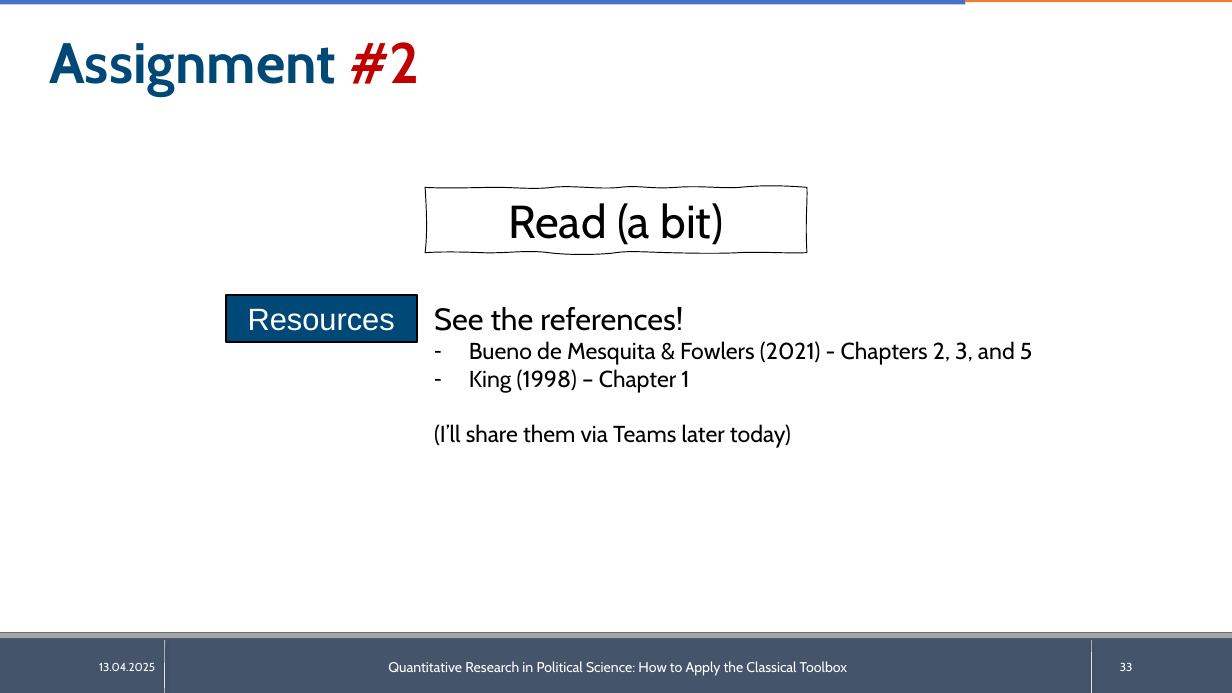
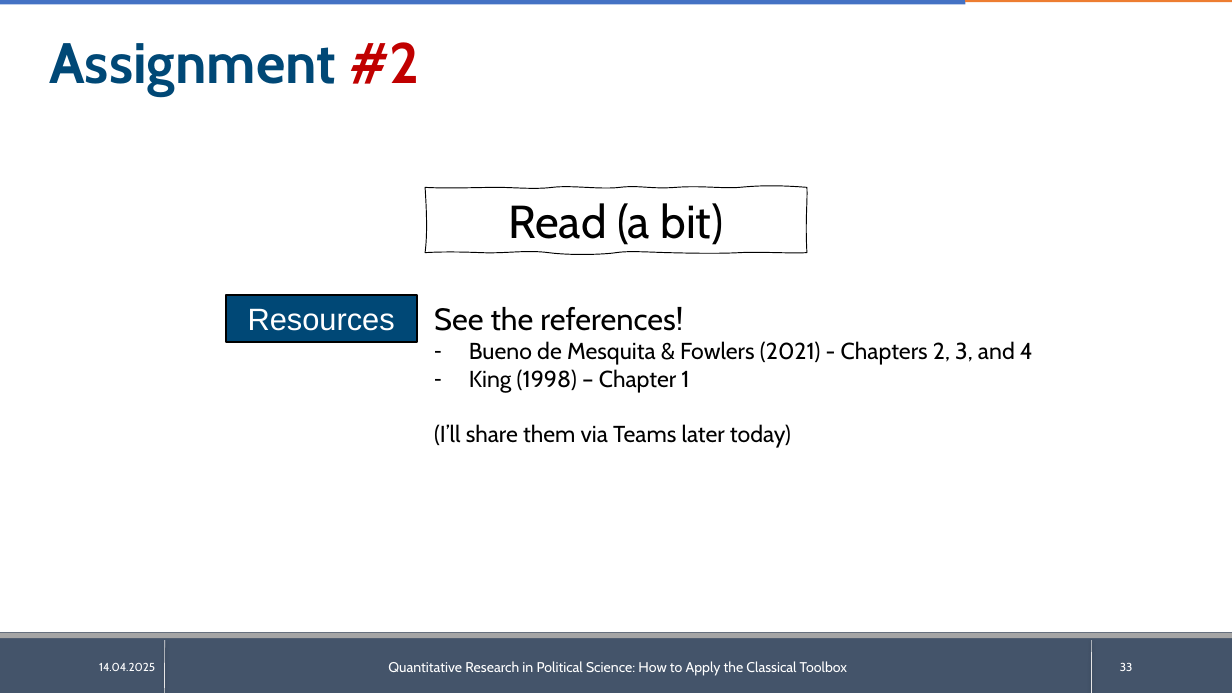
Before and after one commit to giucarny/qrps_sose25, a slide deck: slide 33 of docs/presentations/class1/qrps_sose25_class1.pptx. Drawn at 1232x693 pixels with LibreOffice and Linux fonts; fonts in the diff are those of the drawing; background and template pictures are left out. Boxes give left, top, right and bottom in pixels: in the first picture for what was removed or moved away, otherwise in the second. Text is boxed around its words. In the diff, an @@ line names an element or a change of style, - is before the commit and + after.

```diff
--- a/docs/presentations/class1/qrps_sose25_class1.pptx
+++ b/docs/presentations/class1/qrps_sose25_class1.pptx
@@ text at [469,341,1033,365]: text changed @@
-– Bueno de Mesquita & Fowlers (2021) - Chapters 2, 3, and 5
+– Bueno de Mesquita & Fowlers (2021) - Chapters 2, 3, and 4
@@ text at [99,663,155,671]: text changed @@
-13.04.2025
+14.04.2025
```
Also in this commit, not shown: 33 other slides changed, 26 other files.
